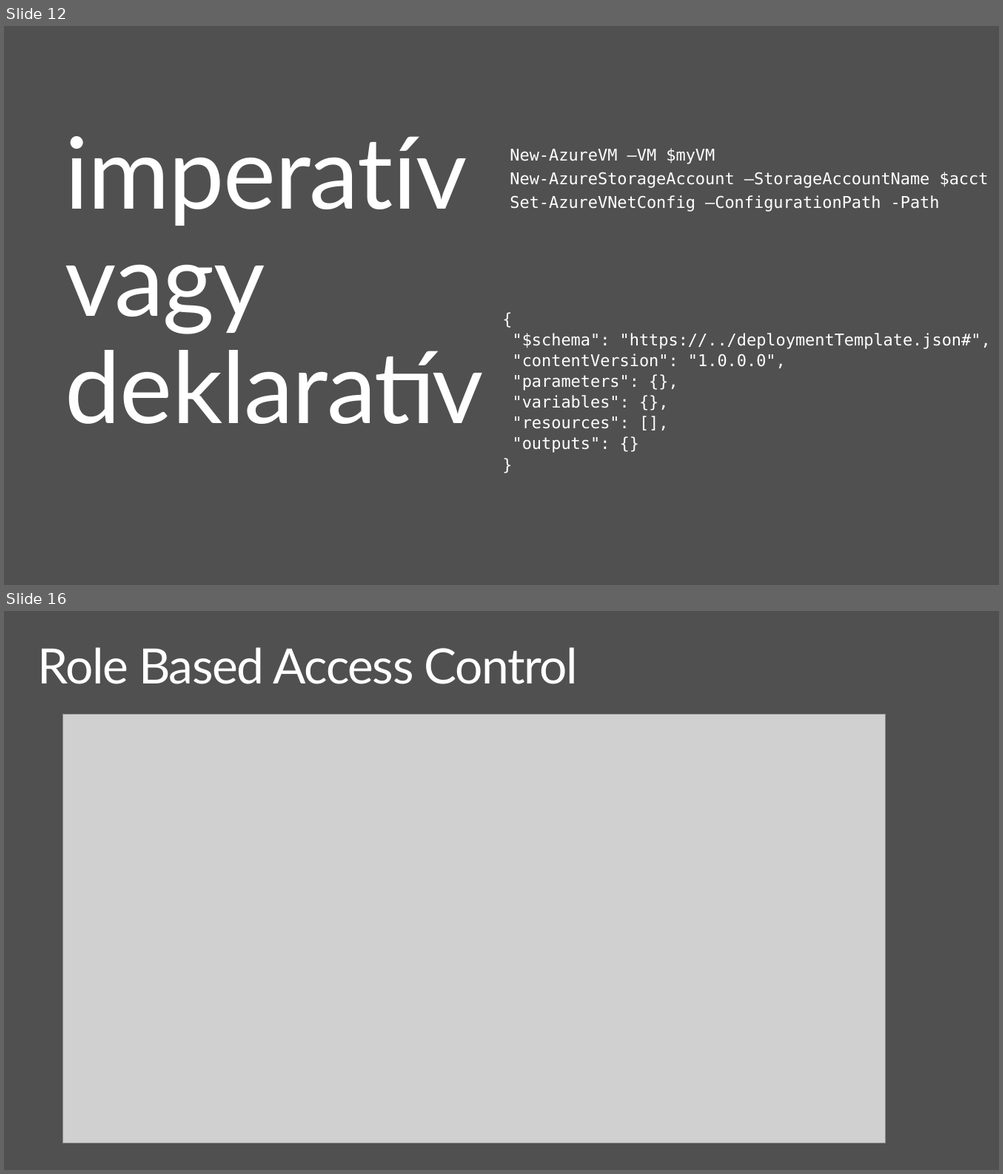
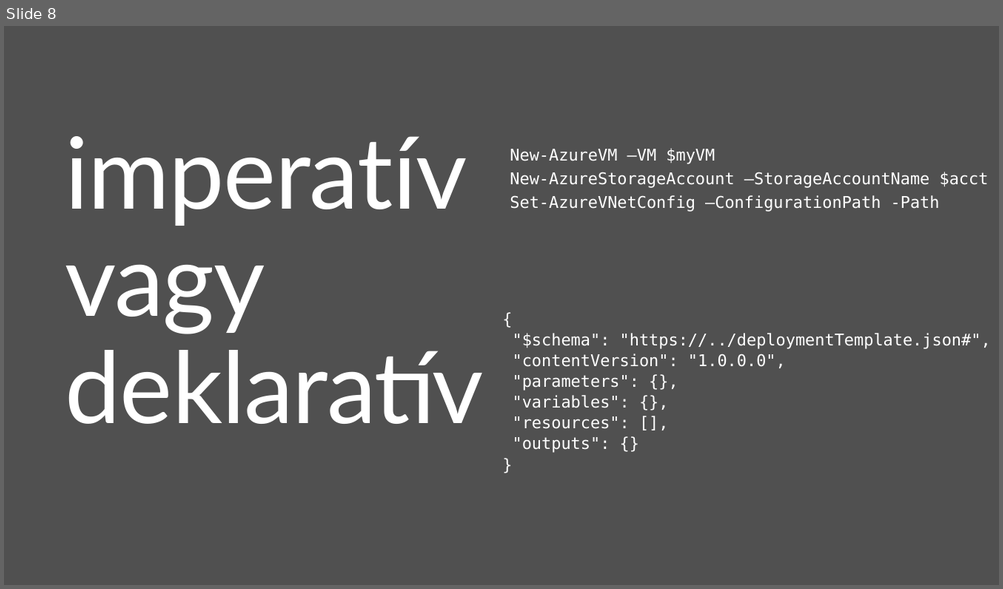
Before and after one commit to ITForumHungary/ITForum2016-DevOps, a slide deck: Session1-Introduction_to_DevOps-Infrastructure_as_Code/Presentation-Session1-Intro_to_DevOps-IaC.pptx. Shown one above the other, each under a label of ours: slides 12 and 16 before the commit, slide 8 after it; the slides between them are not shown. The pictures are 1003x1174 and 1003x589 pixels, drawn with LibreOffice and Linux fonts; fonts in the diff are those of the drawing; grey boxes stand for pictures; background and template pictures are left out. Boxes give left, top, right and bottom in pixels: in the first picture for what was removed or moved away, otherwise in the second. Text is boxed around its words. In the diff, an @@ line names an element or a change of style, - is before the commit and + after.

```diff
--- a/Session1-Introduction_to_DevOps-Infrastructure_as_Code/Presentation-Session1-Intro_to_DevOps-IaC.pptx
+++ b/Session1-Introduction_to_DevOps-Infrastructure_as_Code/Presentation-Session1-Intro_to_DevOps-IaC.pptx
@@ slide 16 removed at (4, 611, 999, 1170), background #505050 @@
@@ title removed at (37, 647, 578, 684) @@
-Role Based Access Control
@@ picture removed at (62, 714, 885, 1143) @@
@@ what was slide 12 is now slide 8 @@
```
Also in this commit, not shown: 5 slides added, 14 other slides removed, 5 other files.
